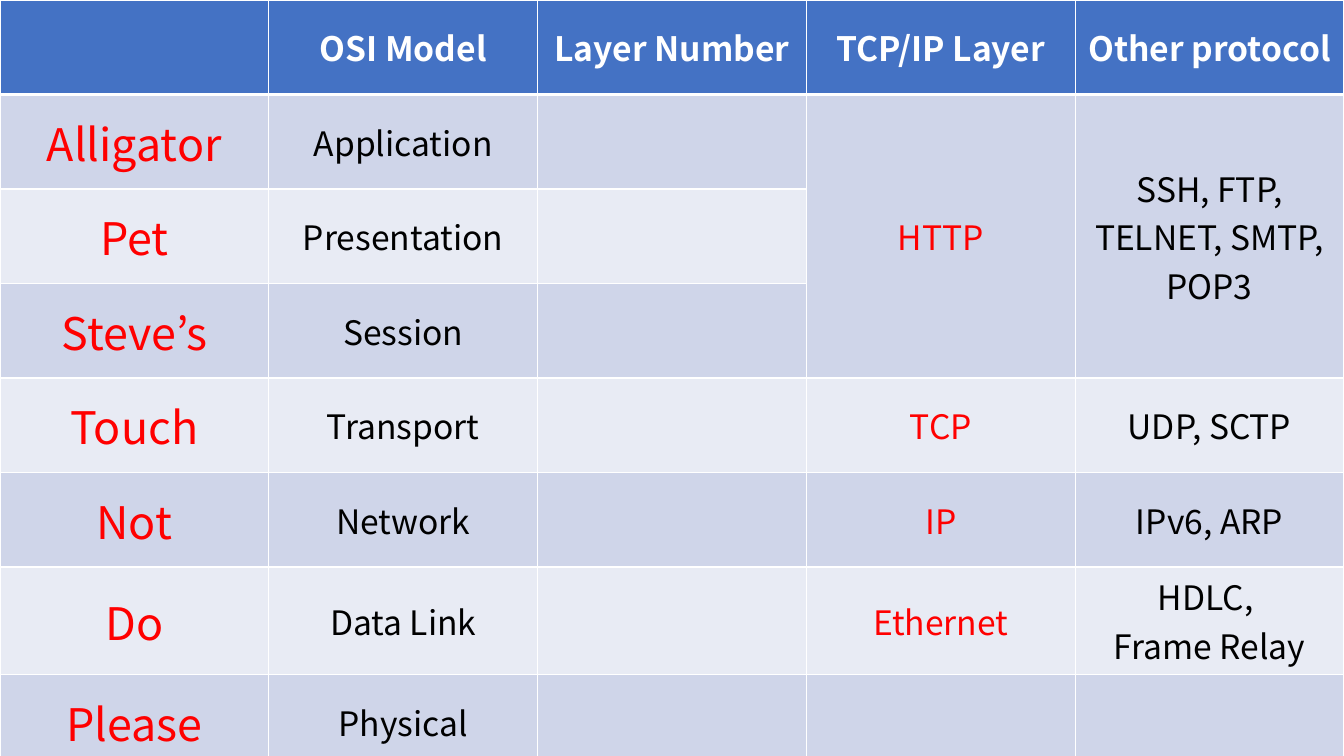
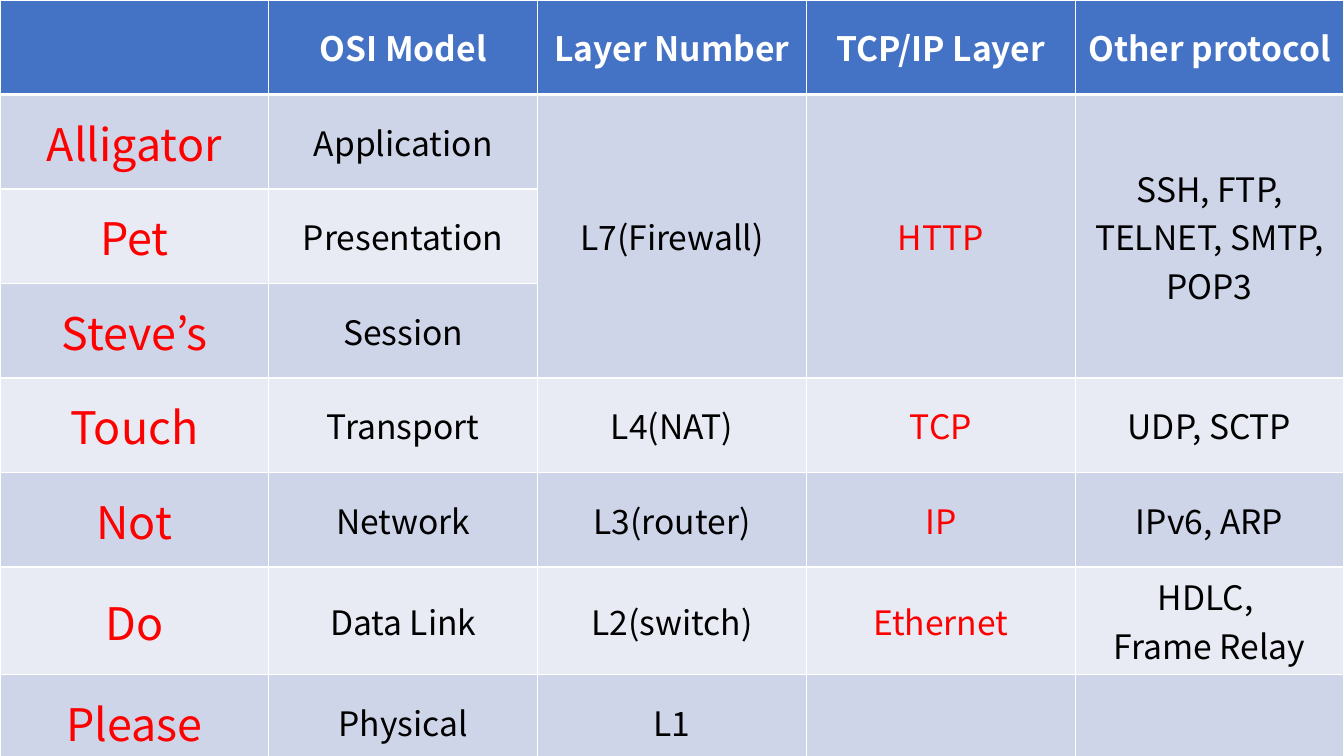
Before and after one commit to Pa-Ka/osi-and-tcp, a slide deck: slide 1 of osi-and-tcp.pptx. Drawn at 1344x756 pixels with LibreOffice and Linux fonts; fonts in the diff are those of the drawing. Boxes give left, top, right and bottom in pixels: in the first picture for what was removed or moved away, otherwise in the second. Text is boxed around its words. In the diff, an @@ line names an element or a change of style, - is before the commit and + after.

```diff
--- a/osi-and-tcp.pptx
+++ b/osi-and-tcp.pptx
@@ table at [0,0,1344,756] @@
-row 2, column 3: 
+row 2, column 3: L7(Firewall)
-row 5, column 3: 
+row 5, column 3: L4(NAT)
-row 6, column 3: 
+row 6, column 3: L3(router)
-row 7, column 3: 
+row 7, column 3: L2(switch)
-row 8, column 3: 
+row 8, column 3: L1
```
